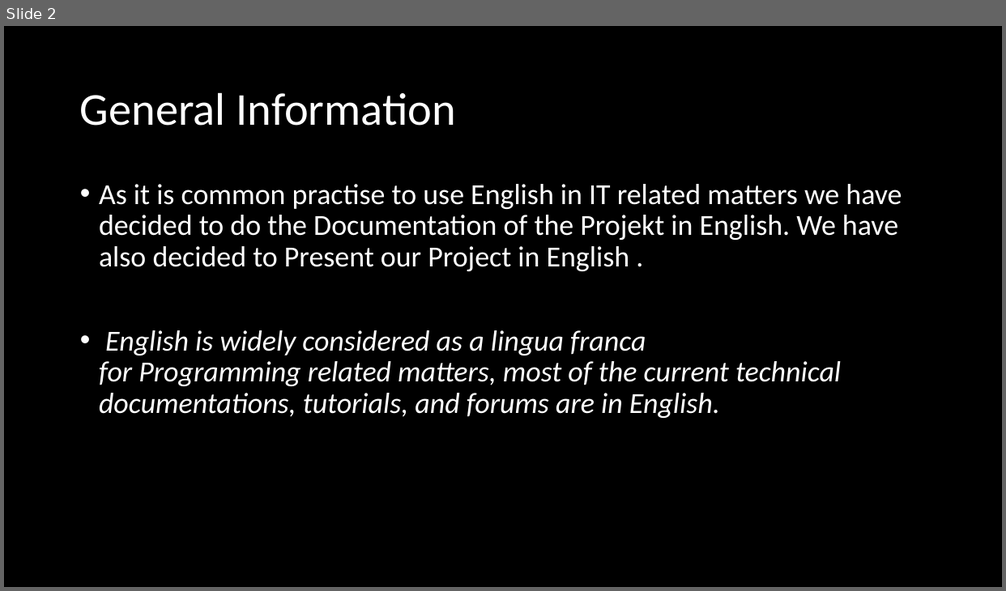
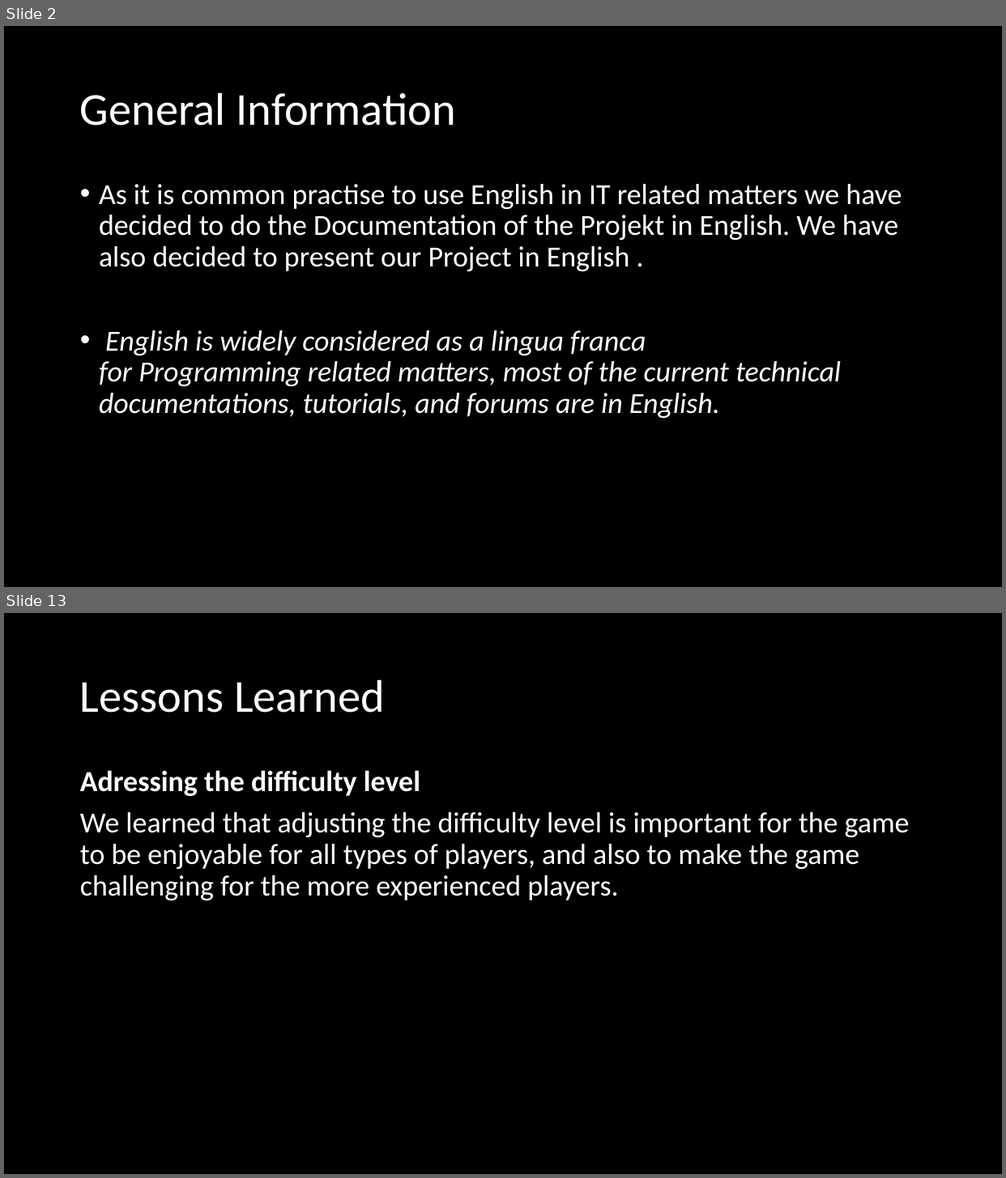
Before and after one commit to BBZ-InformatikGrundlagen/AtariBreakout, a slide deck: Presentation/AtariBreakout_Presentation.pptx. Shown one above the other, each under a label of ours: slide 2 before the commit, slides 2 and 13 after it; the slides between them are not shown. The pictures are 1006x591 and 1006x1178 pixels, drawn with LibreOffice and Linux fonts; fonts in the diff are those of the drawing. Boxes give left, top, right and bottom in pixels: in the first picture for what was removed or moved away, otherwise in the second. Text is boxed around its words. In the diff, an @@ line names an element or a change of style, - is before the commit and + after.

```diff
--- a/Presentation/AtariBreakout_Presentation.pptx
+++ b/Presentation/AtariBreakout_Presentation.pptx
@@ slide 13 added at [4,613,1002,1174], background #000000 @@
@@ title added at [80,679,385,713], 44 pt, text #FFFFFF @@
+Lessons Learned
@@ text added at [80,770,910,901], 28 pt, text #FFFFFF @@
+Adressing the difficulty level
+We learned that adjusting the difficulty level is important for the game to be enjoyable for all types of players, and also to make the game challenging for the more experienced players.
@@ slide 2 changed as well @@
@@ text at [99,184,901,271]: text changed @@
-• As it is common practise to use English in IT related matters we have decided to do the Documentation of the Projekt in English. We have also decided to Present our Project in English .
+• As it is common practise to use English in IT related matters we have decided to do the Documentation of the Projekt in English. We have also decided to present our Project in English .
```
Also in this commit, not shown: 1 other slide changed, 13 other slides added, 8 slides removed.
